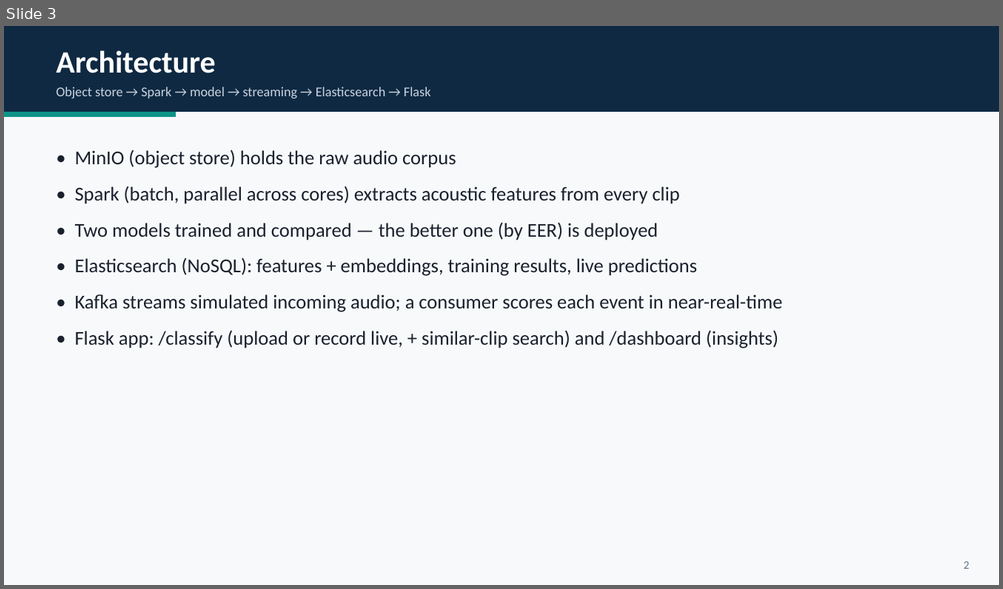
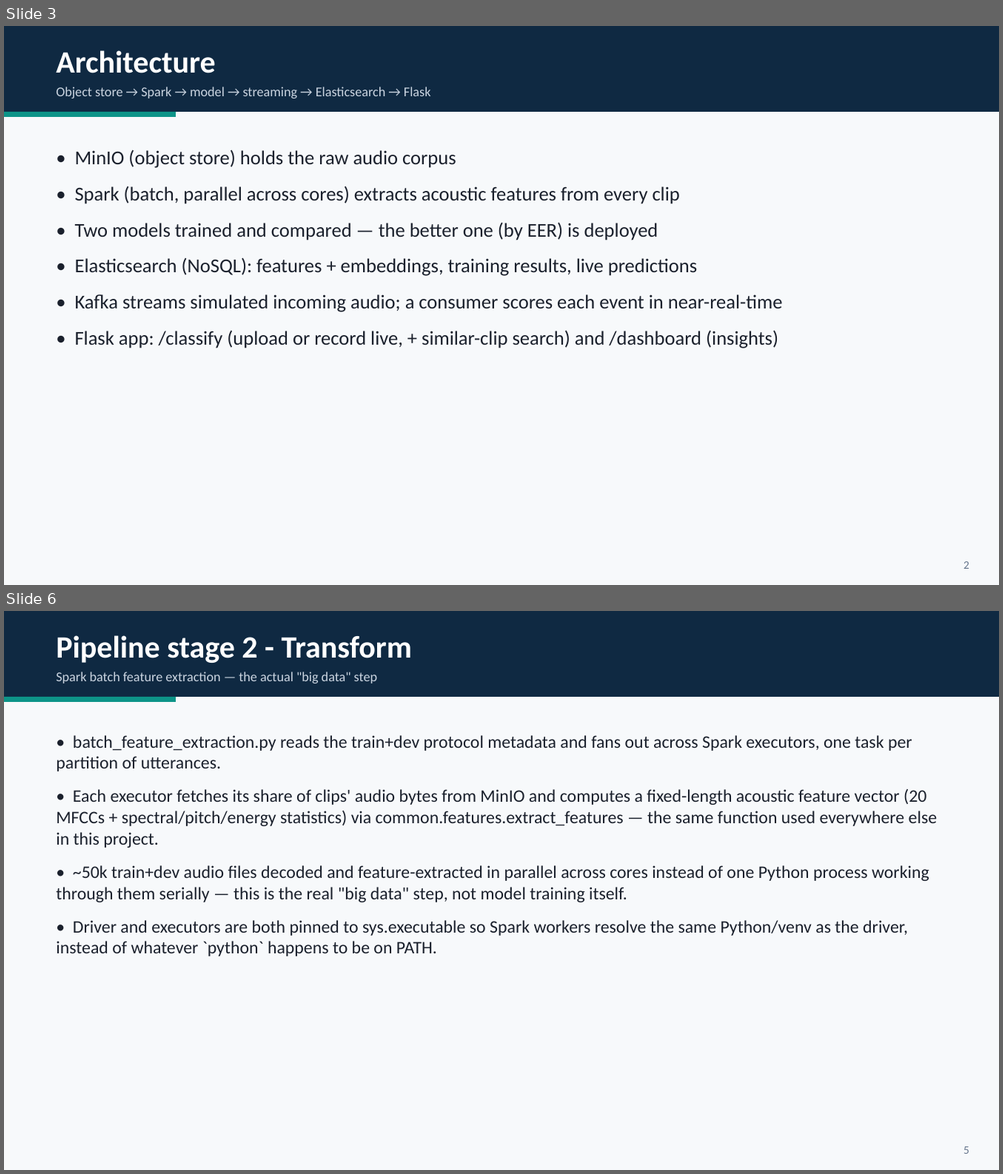
Before and after one commit to HadarBaum/asvspoof-voice-ai, a slide deck: docs/slides/slides.pptx. Shown one above the other, each under a label of ours: slide 3 before the commit, slides 3 and 6 after it; the slides between them are not shown. The pictures are 1003x589 and 1003x1174 pixels, drawn with LibreOffice and Linux fonts; fonts in the diff are those of the drawing. Boxes give left, top, right and bottom in pixels: in the first picture for what was removed or moved away, otherwise in the second. Text is boxed around its words. In the diff, an @@ line names an element or a change of style, - is before the commit and + after.

```diff
--- a/docs/slides/slides.pptx
+++ b/docs/slides/slides.pptx
@@ slide 6 added at (4, 611, 999, 1170), background #F7F9FB @@
@@ rectangle added at (4, 611, 999, 697), fill #0F2942 @@
@@ text added at (56, 635, 412, 663), 30 pt, text #FFFFFF, bold @@
+Pipeline stage 2 - Transform
@@ text added at (56, 672, 377, 684), 13 pt, text #CBD5E1 @@
+Spark batch feature extraction — the actual "big data" step
@@ rectangle added at (4, 697, 176, 702), fill #0D9488 @@
@@ text added at (56, 735, 936, 957), 17 pt, text #1A202C @@
+• batch_feature_extraction.py reads the train+dev protocol metadata and fans out across Spark executors, one task per partition of utterances.
+• Each executor fetches its share of clips' audio bytes from MinIO and computes a fixed-length acoustic feature vector (20 MFCCs + spectral/pitch/energy statistics) via common.features.extract_features — the same function used everywhere else in this project.
+• ~50k train+dev audio files decoded and feature-extracted in parallel across cores instead of one Python process working through them serially — this is the real "big data" step, not model training itself.
+• Driver and executors are both pinned to sys.executable so Spark workers resolve the same Python/venv as the driver, instead of whatever `python` happens to be on PATH.
@@ text added at (963, 1147, 969, 1154), 11 pt, text #64748B @@
+5
```
Also in this commit, not shown: 10 slides changed, 5 other slides added, 1 other file.
